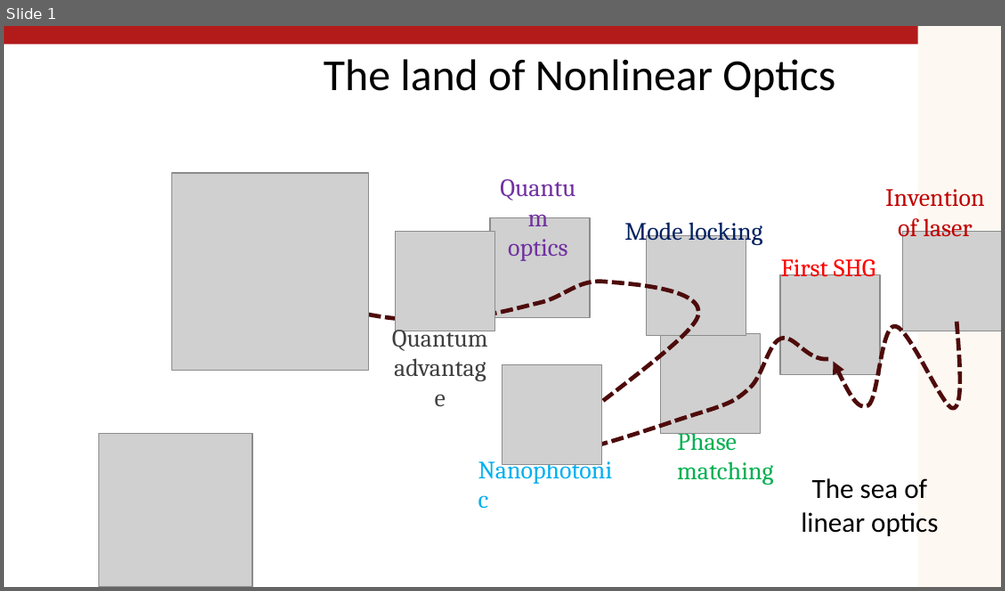
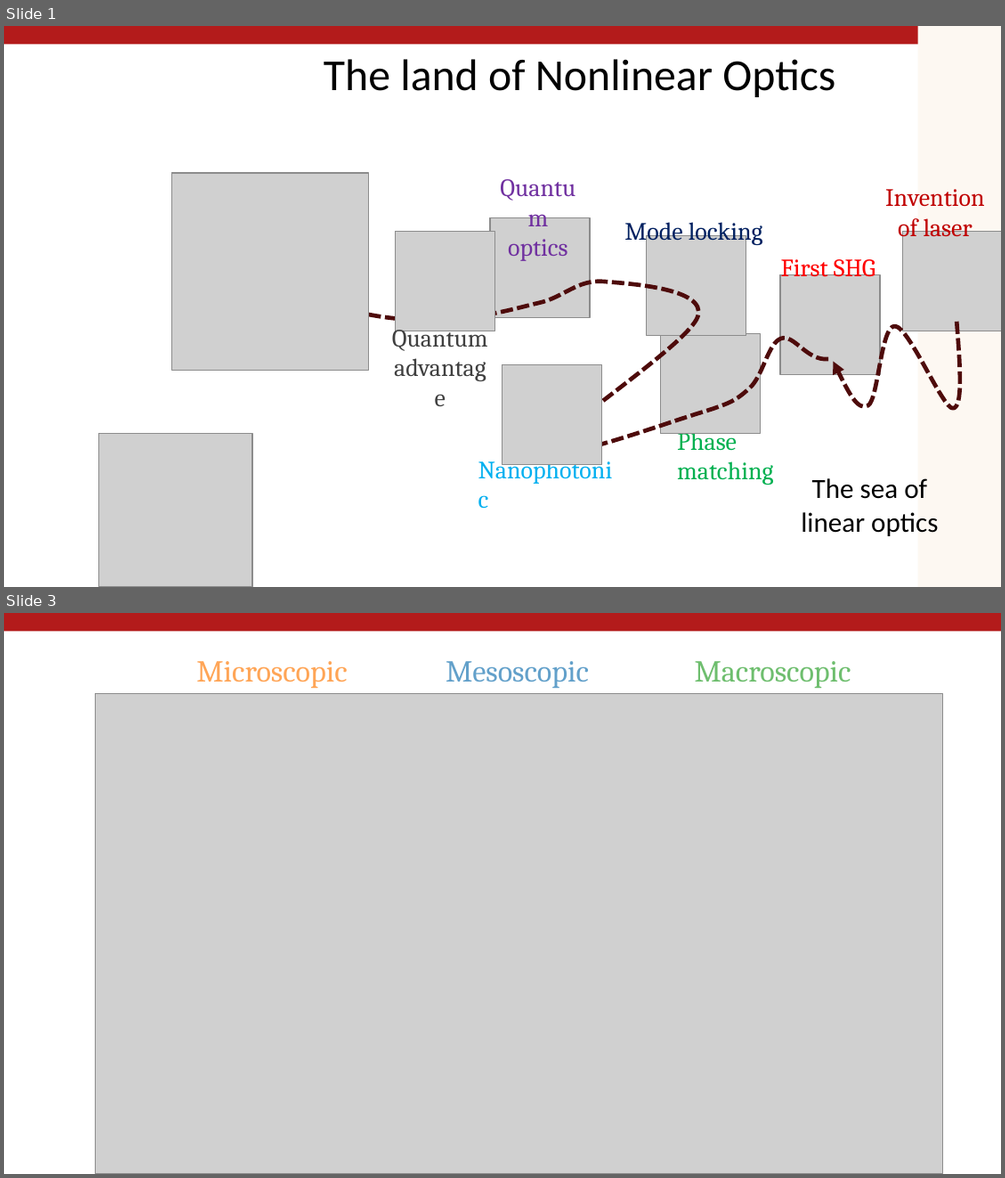
Before and after one commit to yanagimotor/yanagimotor.github.io, a slide deck: files/island.pptx. Shown one above the other, each under a label of ours: slide 1 before the commit, slides 1 and 3 after it; the slides between them are not shown. The pictures are 1005x591 and 1005x1178 pixels, drawn with LibreOffice and Linux fonts; fonts in the diff are those of the drawing; grey boxes stand for pictures; background and template pictures are left out. Boxes give left, top, right and bottom in pixels: in the first picture for what was removed or moved away, otherwise in the second. Text is boxed around its words. In the diff, an @@ line names an element or a change of style, - is before the commit and + after.

```diff
--- a/files/island.pptx
+++ b/files/island.pptx
@@ slide 3 added at [4,613,1001,1174], background #FFFFFF; not listed: 1 template element that a slide beside it also shows @@
@@ text added at [196,661,347,688], 22 pt, text #FFA556 @@
+Microscopic
@@ text added at [445,661,589,688], 22 pt, text #62A0CA @@
+Mesoscopic
@@ text added at [695,661,851,688], 22 pt, text #6EBE6E @@
+Macroscopic
@@ picture added at [96,694,943,1173] @@
```
Also in this commit, not shown: 2 other slides added, 3 other files.
